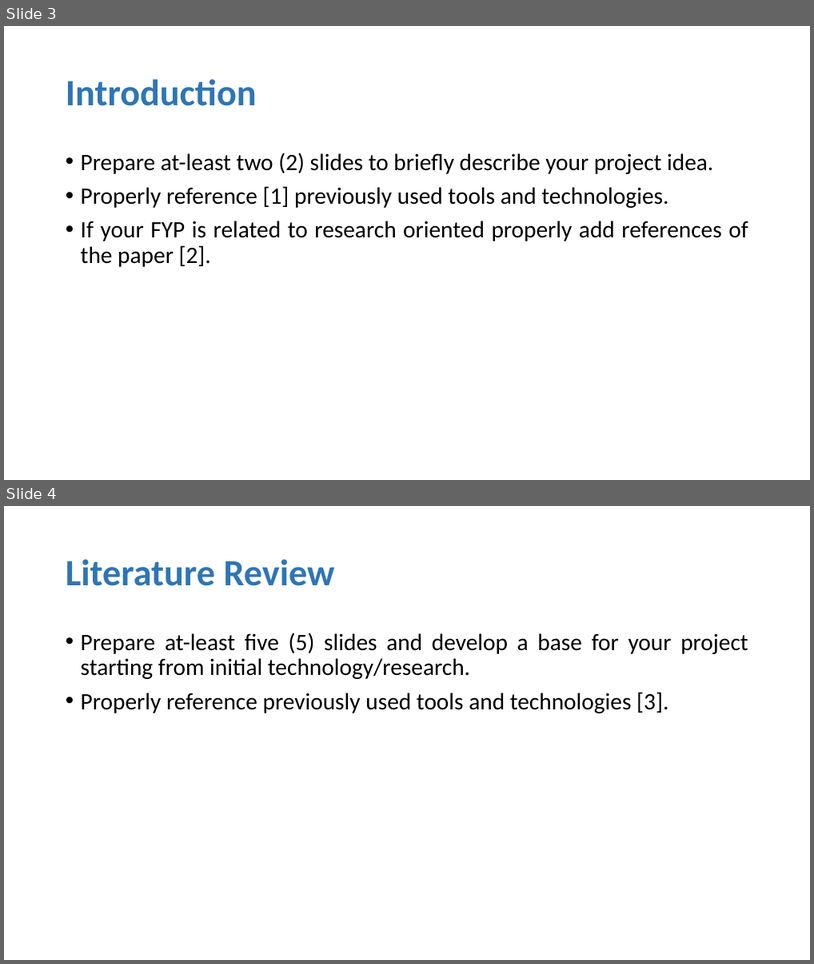
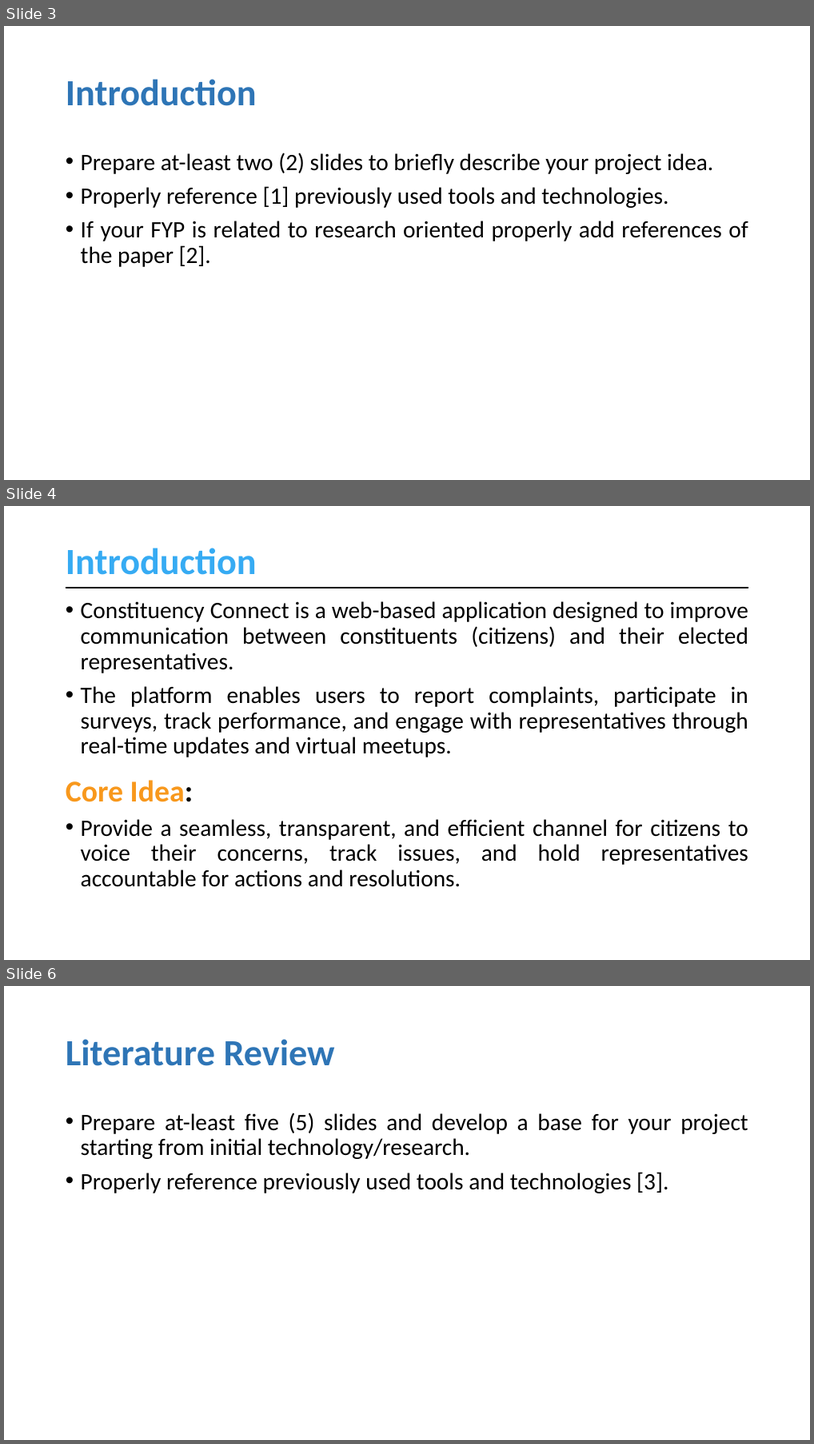
Before and after one commit to muhammadahsanmirza/fyp-constituency-connect, a slide deck: 4- Idea Evaluation/Idea Evaluation Slides (Filled).pptx. Shown one above the other, each under a label of ours: slides 3 and 4 before the commit, slides 3, 4 and 6 after it; the slides between them are not shown. The pictures are 814x964 and 814x1444 pixels, drawn with LibreOffice and Linux fonts; fonts in the diff are those of the drawing. Boxes give left, top, right and bottom in pixels: in the first picture for what was removed or moved away, otherwise in the second. Text is boxed around its words. In the diff, an @@ line names an element or a change of style, - is before the commit and + after.

Commit message:
Add Introduction section to Idea Eval Slides

```diff
--- a/4- Idea Evaluation/Idea Evaluation Slides (Filled).pptx
+++ b/4- Idea Evaluation/Idea Evaluation Slides (Filled).pptx
@@ slide 4 added at <box>4,506,810,960</box>, background #FFFFFF @@
@@ title added at <box>66,548,257,575</box>, 44 pt, text #36ABF3, bold @@
+Introduction
@@ line added from (66, 588) to (750, 588), #000000 2.25 pt @@
@@ text added at <box>81,601,749,757</box>, 28 pt, text #000000 @@
+• Constituency Connect is a web-based application designed to improve communication between constituents (citizens) and their elected representatives.
+• The platform enables users to report complaints, participate in surveys, track performance, and engage with representatives through real-time updates and virtual meetups.
@@ text added at <box>66,780,193,802</box>, 36 pt, text #F8981C, bold @@
+Core Idea:
@@ text added at <box>81,819,749,887</box>, 28 pt, text #000000 @@
+• Provide a seamless, transparent, and efficient channel for citizens to voice their concerns, track issues, and hold representatives accountable for actions and resolutions.
@@ what was slide 4 is now slide 6 @@
```
Also in this commit, not shown: 2 slides changed, 6 other slides added.
